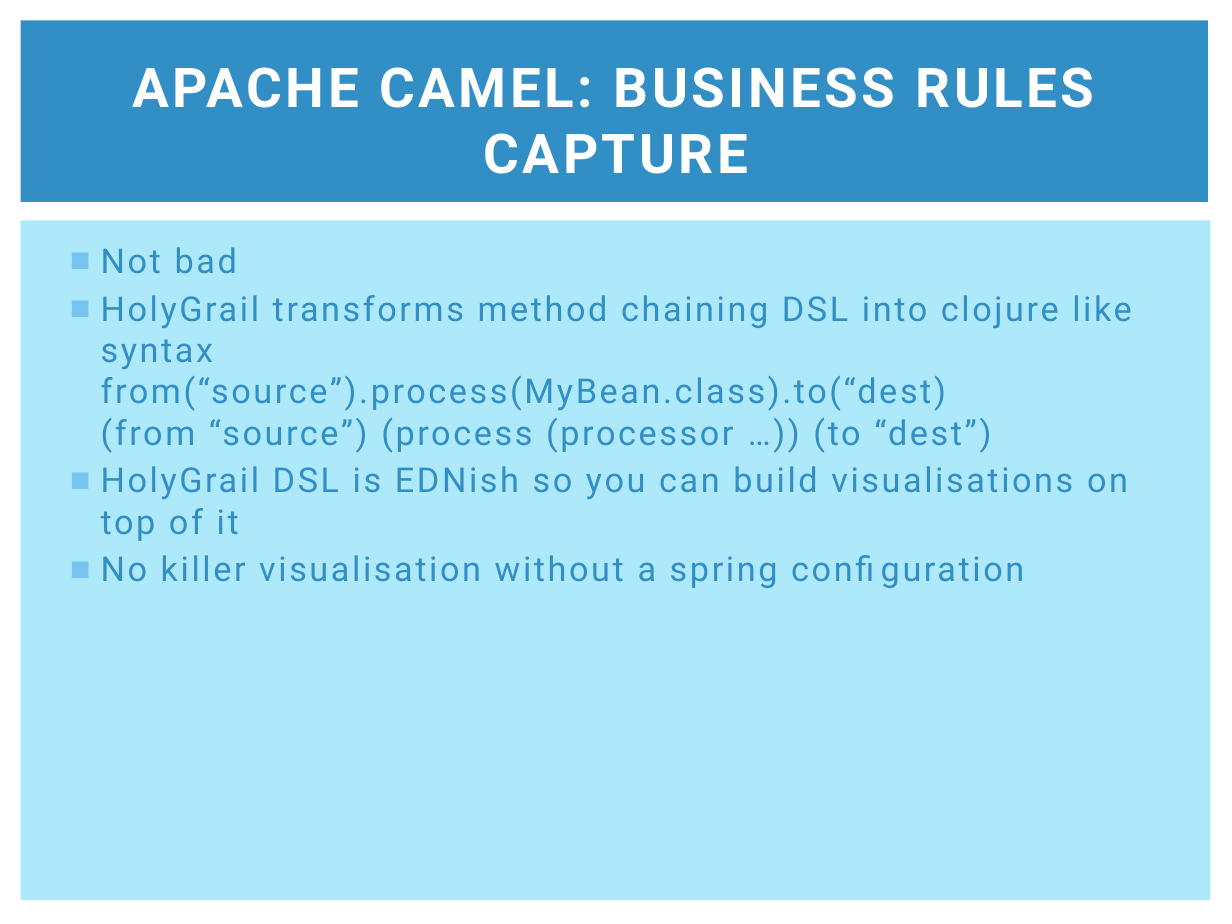
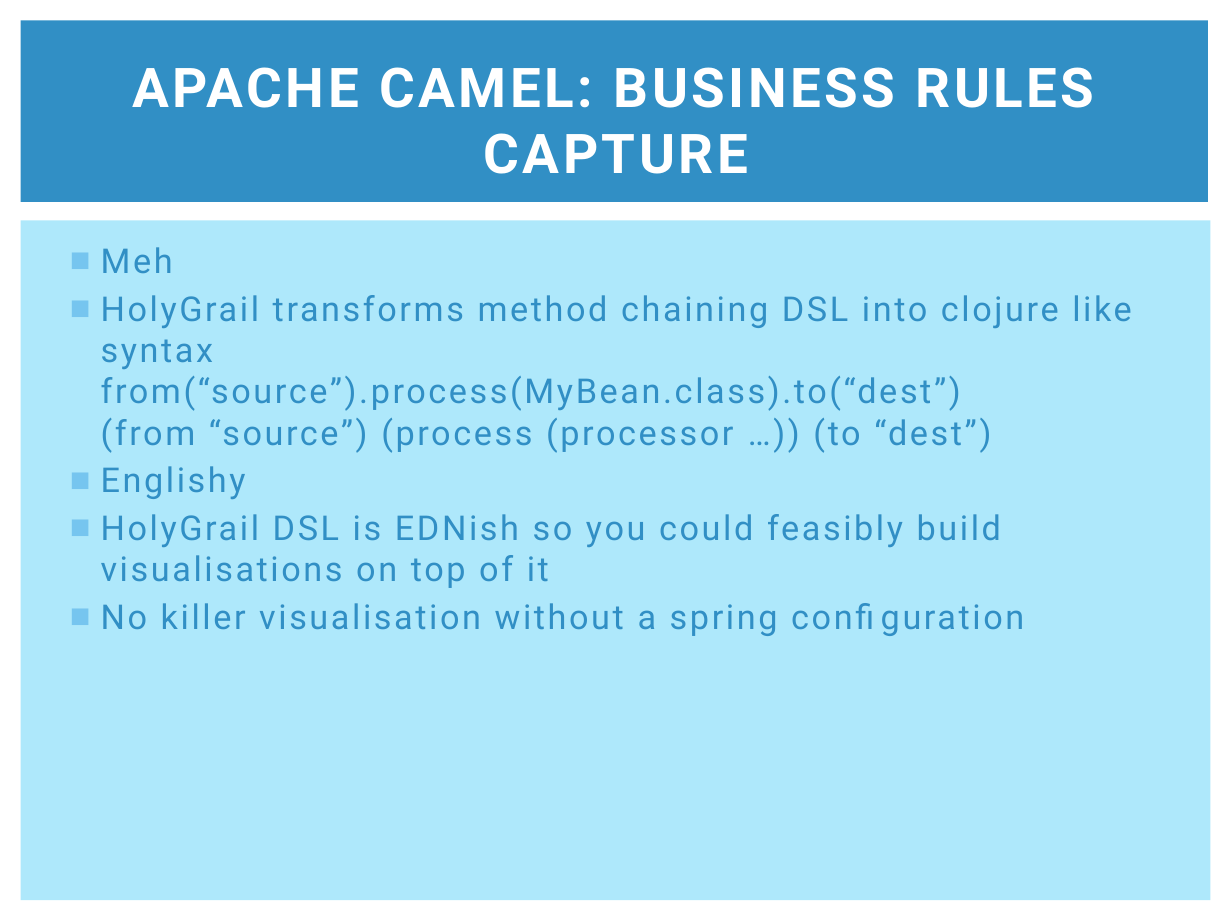
Before and after one commit to clumsyjedi/euroclojure2013, a slide deck: slide 13 of SLIDES.pptx. Drawn at 1232x924 pixels with LibreOffice and Linux fonts; fonts in the diff are those of the drawing. Boxes give left, top, right and bottom in pixels: in the first picture for what was removed or moved away, otherwise in the second. Text is boxed around its words. In the diff, an @@ line names an element or a change of style, - is before the commit and + after.

```diff
--- a/SLIDES.pptx
+++ b/SLIDES.pptx
@@ text at bbox=[101, 247, 1132, 588]: text changed @@
-■ Not bad
-■ HolyGrail transforms method chaining DSL into clojure like syntax
-  from(“source”).process(MyBean.class).to(“dest)
-  (from “source”) (process (processor …)) (to “dest”)
-■ HolyGrail DSL is EDNish so you can build visualisations on top of it
+■ Meh
+■ HolyGrail transforms method chaining DSL into clojure like syntax
+  from(“source”).process(MyBean.class).to(“dest”)
+  (from “source”) (process (processor …)) (to “dest”)
+■ Englishy
+■ HolyGrail DSL is EDNish so you could feasibly build visualisations on top of it
```
Also in this commit, not shown: 12 other slides changed, 28 other files.
